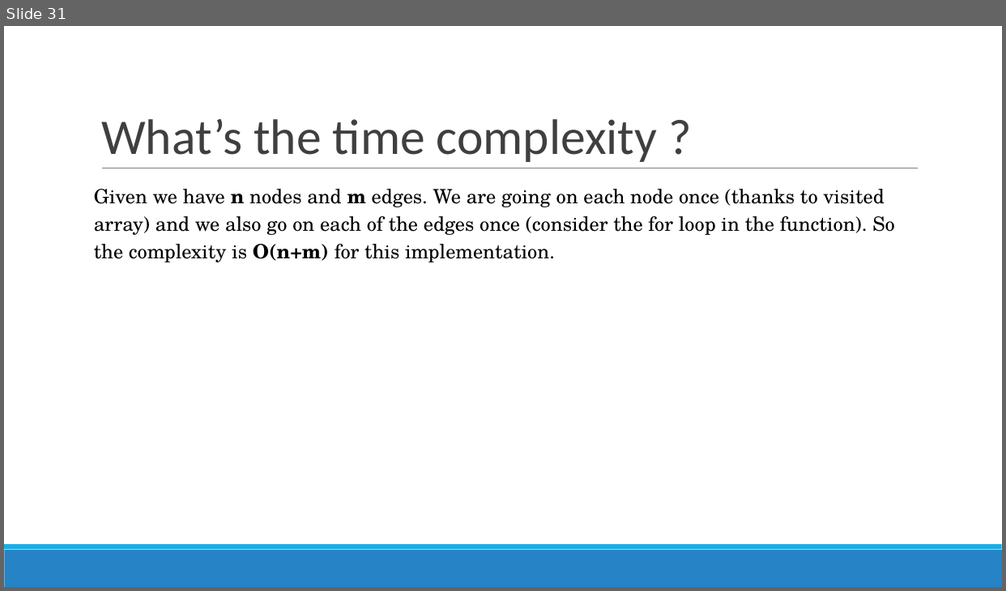
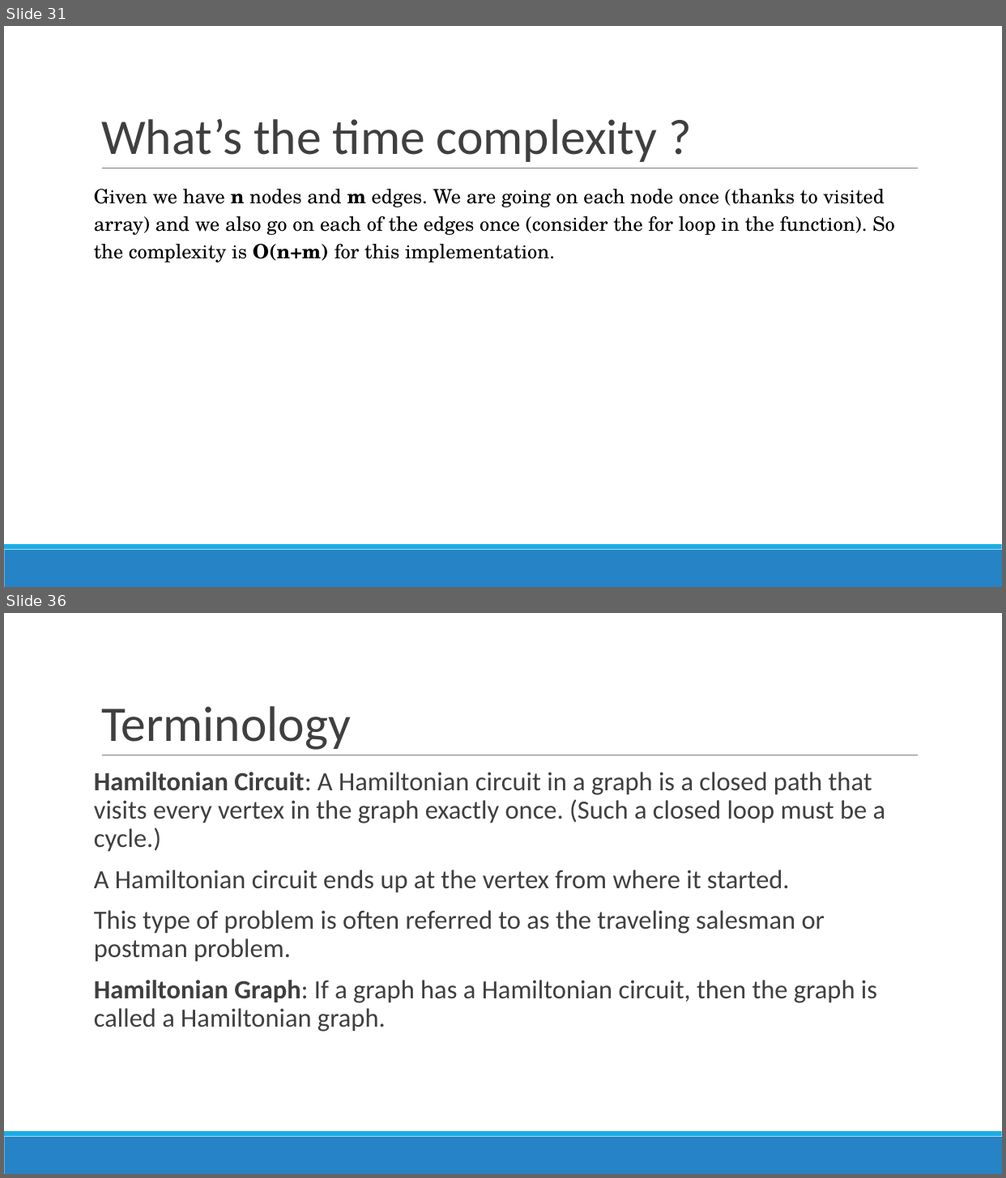
Before and after one commit to poojasabnani/DSA-for-Interviews-GirlScript-EOP, a slide deck: Day 12-13/Graphs.pptx. Shown one above the other, each under a label of ours: slide 31 before the commit, slides 31 and 36 after it; the slides between them are not shown. The pictures are 1006x591 and 1006x1178 pixels, drawn with LibreOffice and Linux fonts; fonts in the diff are those of the drawing. Boxes give left, top, right and bottom in pixels: in the first picture for what was removed or moved away, otherwise in the second. Text is boxed around its words. In the diff, an @@ line names an element or a change of style, - is before the commit and + after.

```diff
--- a/Day 12-13/Graphs.pptx
+++ b/Day 12-13/Graphs.pptx
@@ slide 36 added at bbox=[4, 613, 1002, 1174], background #FFFFFF; not listed: 3 template elements that a slide beside it also shows @@
@@ title added at bbox=[101, 706, 351, 750], 48 pt, text #3F3F3F @@
+Terminology
@@ text added at bbox=[94, 772, 886, 1032], 25.3 pt, text #3F3F3F @@
+Hamiltonian Circuit: A Hamiltonian circuit in a graph is a closed path that visits every vertex in the graph exactly once. (Such a closed loop must be a cycle.)
+A Hamiltonian circuit ends up at the vertex from where it started.
+This type of problem is often referred to as the traveling salesman or postman problem.
+Hamiltonian Graph: If a graph has a Hamiltonian circuit, then the graph is called a Hamiltonian graph.
```
Also in this commit, not shown: 14 other slides added, 1 slide removed, 4 other files.
